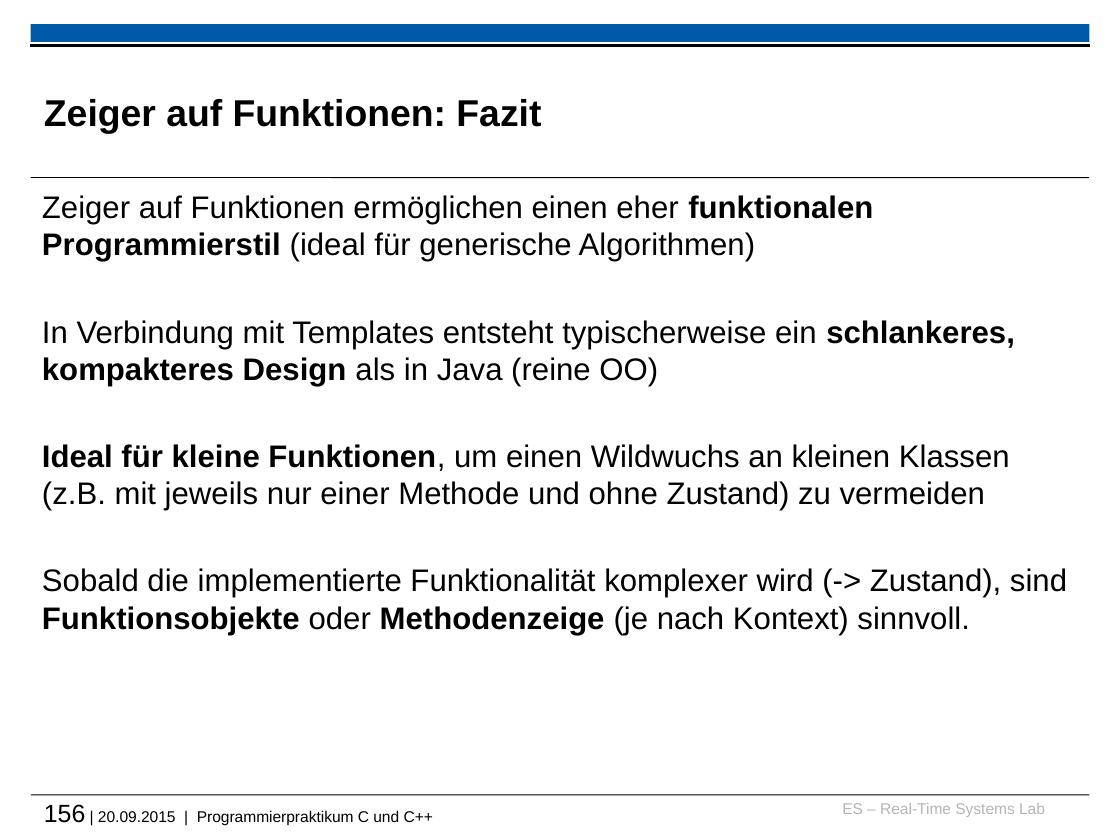
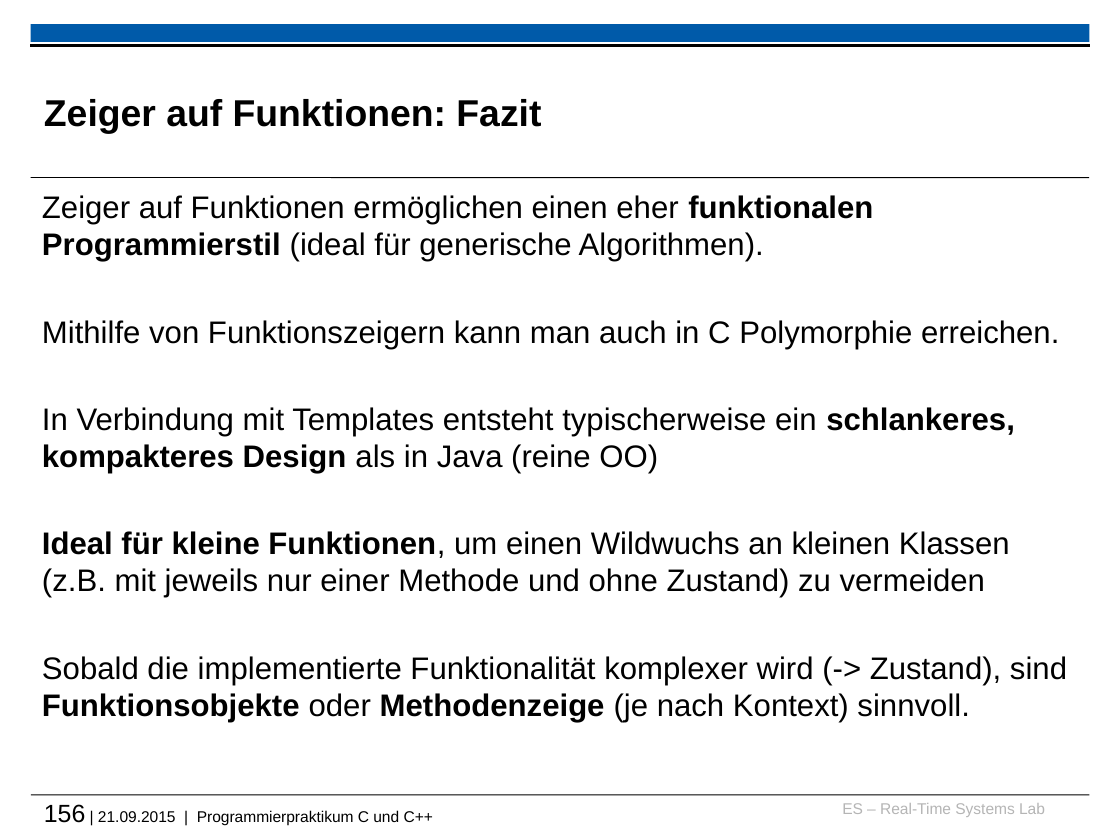
Before and after one commit to h82k/tud-cppp, a slide deck: slide 156 of cppp_lecture.pptx. Drawn at 1120x840 pixels with LibreOffice and Linux fonts; fonts in the diff are those of the drawing; background and template pictures are left out. Boxes give left, top, right and bottom in pixels: in the first picture for what was removed or moved away, otherwise in the second. Text is boxed around its words. In the diff, an @@ line names an element or a change of style, - is before the commit and + after.

```diff
--- a/cppp_lecture.pptx
+++ b/cppp_lecture.pptx
@@ text at (x1=42, y1=195, x2=1059, y2=349): text changed @@
-Zeiger auf Funktionen ermöglichen einen eher funktionalen Programmierstil (ideal für generische Algorithmen)
+Zeiger auf Funktionen ermöglichen einen eher funktionalen Programmierstil (ideal für generische Algorithmen).
+Mithilfe von Funktionszeigern kann man auch in C Polymorphie erreichen.
@@ text at (x1=44, y1=804, x2=433, y2=825): text changed @@
-156 | 20.09.2015 | Programmierpraktikum C und C++
+156 | 21.09.2015 | Programmierpraktikum C und C++
```
Also in this commit, not shown: 6 other slides changed, 1 slide added, 1 slide removed, 1 other file.
